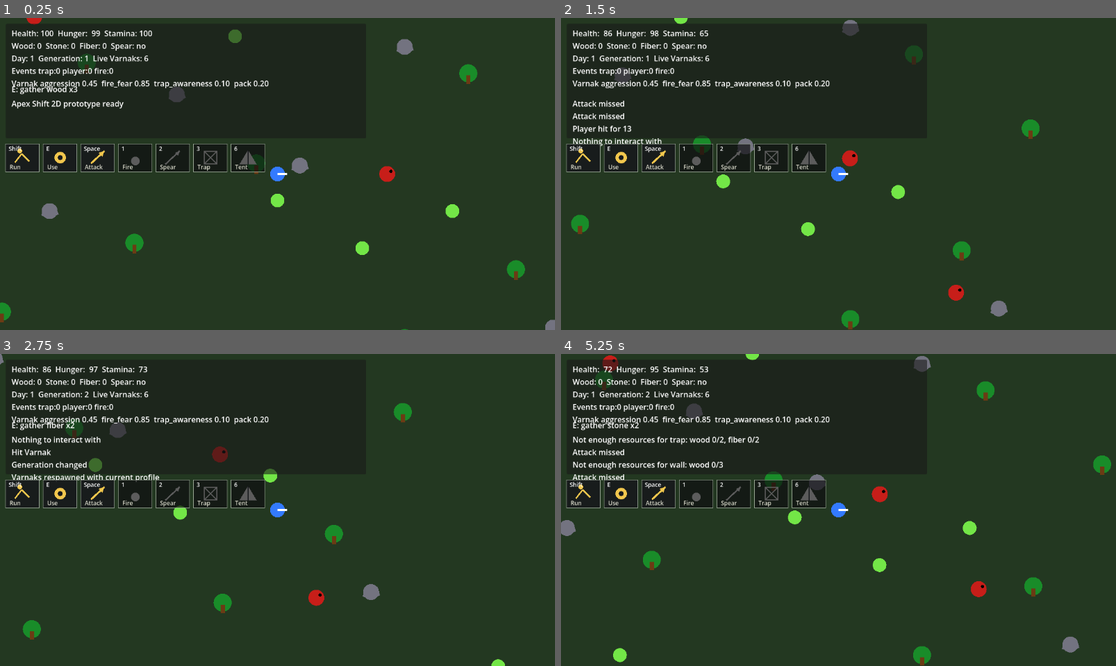
Above: before the commit, frames 1-4 (two rows, left to right).
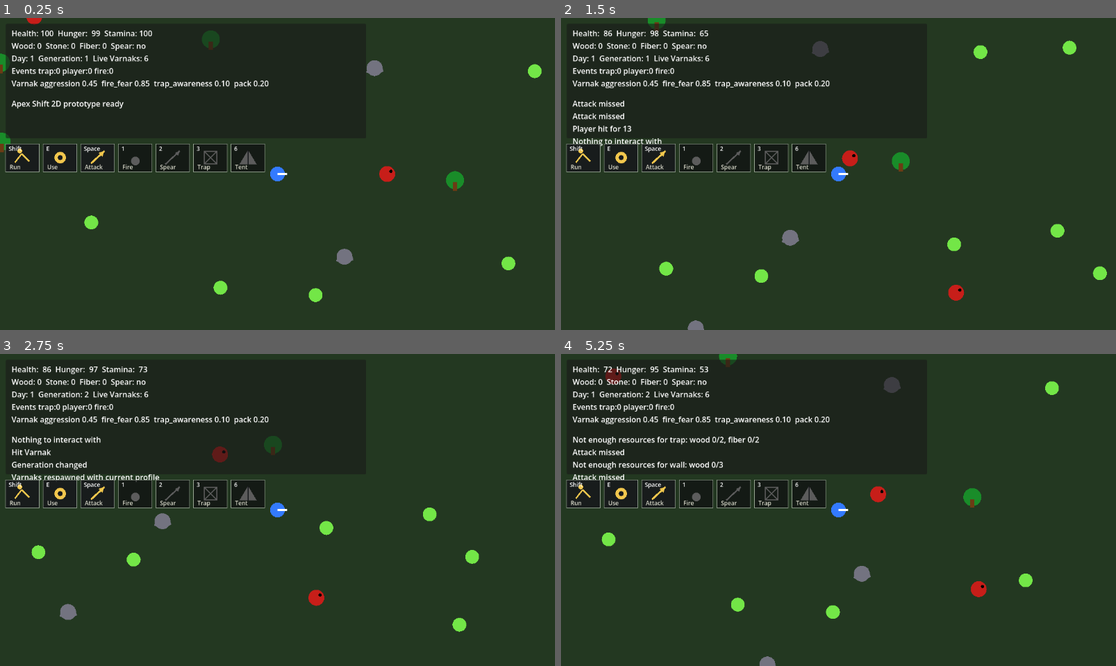
Above: after the commit, the same moments.

Repository: krisstoof/apex-shift-2d
Game: Godot game, scene res://scenes/main.tscn
Same seed, same stepped clock (60 frames per second), same inputs: the game is played once before the commit and once after it.
Inputs (mouse positions are in pixels of both pictures, inside the frame that each line leads up to):
- Up to frame 1 (0.25 s): no input
- Up to frame 2 (1.5 s): tap Enter at 0.5 s; move the mouse to (960, 158) at 0.52 s; hold D (move_right) 0.53-1.28 s; hold Shift 0.53-1.28 s; click (960, 158) at 0.67 s; tap Space at 0.77 s; move the mouse to (727, 189) at 1.27 s; hold S (move_down) from 1.28 s (still down); tap E at 1.35 s
- Up to frame 3 (2.75 s): tap Space at 1.52 s; move the mouse to (333, 441) at 2.02 s; release S (move_down) at 2.03 s; hold D (move_right) from 2.03 s (still down); tap G at 2.1 s
- Up to frame 4 (5.25 s): move the mouse to (810, 572) at 2.77 s; release D (move_right) at 2.78 s; hold W (move_up) 2.78-3.53 s; tap 1 at 2.85 s; click (810, 572) at 2.92 s; tap Space at 3.02, 3.77, 4.52 s; move the mouse to (1005, 556) at 3.52 s; hold A (move_left) 3.53-5.03 s; tap 2 at 3.6 s; move the mouse to (672, 463) at 4.27 s; tap 3 at 4.35 s; move the mouse to (866, 510) at 5.02 s; hold S (move_down) from 5.03 s (still down); tap 4 at 5.1 s; click (866, 510) at 5.17 s

The runs differ from the first frame. In frame 1, 2.9% of the frame differs, in the area x 0-100%, y 3-100%; in frame 2, 2.8%; in frame 3, 2.3%; in frame 4, 3.3%, in the area x 0-100%, y 0-100%.

Commit message:
world/#22 procedural resources spawn

Diff:
--- a/scripts/world/world.gd
+++ b/scripts/world/world.gd
@@ -3,22 +3,10 @@
 const RESOURCE_SCENE := preload("res://scenes/world/resource_node.tscn")
 const VARNAK_SCENE := preload("res://scenes/creatures/varnak.tscn")
 const WORLD_RECT := Rect2(-1440, -880, 2880, 1760)
-const RESOURCE_PLACEMENTS := [
-	["tree", Vector2(-40, -20)], ["rock", Vector2(42, -16)], ["bush", Vector2(0, 50)],
-	["tree", Vector2(-360, -210)], ["tree", Vector2(-270, 130)], ["tree", Vector2(360, -190)],
-	["tree", Vector2(450, 180)], ["tree", Vector2(90, -330)], ["tree", Vector2(-520, 260)],
-	["tree", Vector2(580, -50)], ["tree", Vector2(-120, 360)], ["tree", Vector2(240, 310)],
-	["tree", Vector2(-610, -120)], ["rock", Vector2(-190, -150)], ["rock", Vector2(240, -240)],
-	["rock", Vector2(520, 290)], ["rock", Vector2(-430, 70)], ["bush", Vector2(160, 140)],
-	["bush", Vector2(-80, -260)], ["bush", Vector2(330, 70)], ["bush", Vector2(-330, 310)],
-	["tree", Vector2(-1180, -620)], ["tree", Vector2(-1040, 380)], ["tree", Vector2(-820, 700)],
-	["tree", Vector2(-760, -520)], ["tree", Vector2(850, -540)], ["tree", Vector2(960, 690)],
-	["tree", Vector2(1210, -260)], ["tree", Vector2(1320, 430)], ["tree", Vector2(680, 610)],
-	["rock", Vector2(-1290, 120)], ["rock", Vector2(-930, -760)], ["rock", Vector2(-700, 540)],
-	["rock", Vector2(720, -770)], ["rock", Vector2(1120, -610)], ["rock", Vector2(1260, 120)],
-	["bush", Vector2(-1320, -260)], ["bush", Vector2(-980, 650)], ["bush", Vector2(-650, -680)],
-	["bush", Vector2(760, 430)], ["bush", Vector2(1040, -80)], ["bush", Vector2(1340, 720)]
-]
+const RESOURCE_SPAWN_MARGIN := 70.0
+const RESOURCE_MIN_DISTANCE := 70.0
+const RESOURCE_PLAYER_SAFE_DISTANCE := 180.0
+const RESOURCE_SPAWN_ATTEMPTS := 80
 const VARNAK_SPAWN_POINTS := [
 	Vector2(220, 0),
 	Vector2(-470, -300),
@@ -28,11 +16,17 @@
 	Vector2(760, -680)
 ]
 
+@export var tree_count := 24
+@export var rock_count := 12
+@export var bush_count := 16
+
 var evolution_director: Node
 var day_night_system: Node
+var resource_rng := RandomNumberGenerator.new()
 
 func _ready() -> void:
 	await get_tree().process_frame
+	resource_rng.randomize()
 	evolution_director = get_parent().get_node("EvolutionDirector")
 	day_night_system = get_parent().get_node("DayNightSystem")
 	evolution_director.profile_changed.connect(_on_profile_changed)
@@ -48,11 +42,56 @@
 
 
 func _spawn_resources() -> void:
-	for placement in RESOURCE_PLACEMENTS:
-		var node := RESOURCE_SCENE.instantiate()
-		add_child(node)
-		node.position = placement[1]
-		node.setup(placement[0])
+	var resource_counts := {
+		"tree": tree_count,
+		"rock": rock_count,
+		"bush": bush_count
+	}
+	var used_positions: Array[Vector2] = []
+	var player_position := _get_player_position()
+
+	for resource_key in resource_counts.keys():
+		var resource_kind := String(resource_key)
+		for _i in int(resource_counts[resource_key]):
+			if not _try_spawn_resource(resource_kind, used_positions, player_position):
+				push_warning("Could not find a valid spawn position for %s" % resource_kind)
+
+
+func _spawn_resource_at(resource_kind: String, pos: Vector2) -> void:
+	var node := RESOURCE_SCENE.instantiate()
+	add_child(node)
+	node.position = pos
+	node.setup(resource_kind)
+
+
+func _try_spawn_resource(resource_kind: String, used_positions: Array[Vector2], player_position: Vector2) -> bool:
+	var spawn_area := WORLD_RECT.grow(-RESOURCE_SPAWN_MARGIN)
+	for _attempt in RESOURCE_SPAWN_ATTEMPTS:
+		var candidate := Vector2(
+			resource_rng.randf_range(spawn_area.position.x, spawn_area.end.x),
+			resource_rng.randf_range(spawn_area.position.y, spawn_area.end.y)
+		)
+		if _is_valid_resource_position(candidate, used_positions, player_position):
+			used_positions.append(candidate)
+			_spawn_resource_at(resource_kind, candidate)
+			return true
+	return false
+
+
+func _is_valid_resource_position(candidate: Vector2, used_positions: Array[Vector2], player_position: Vector2) -> bool:
+	if candidate.distance_to(player_position) < RESOURCE_PLAYER_SAFE_DISTANCE:
+		return false
+	for used_position in used_positions:
+		if candidate.distance_to(used_position) < RESOURCE_MIN_DISTANCE:
+			return false
+	return true
+
+
+func _get_player_position() -> Vector2:
+	var player := get_tree().get_first_node_in_group("player")
+	if player:
+		return player.global_position
+	return Vector2.ZERO
 
 
 func respawn_resources() -> void:
